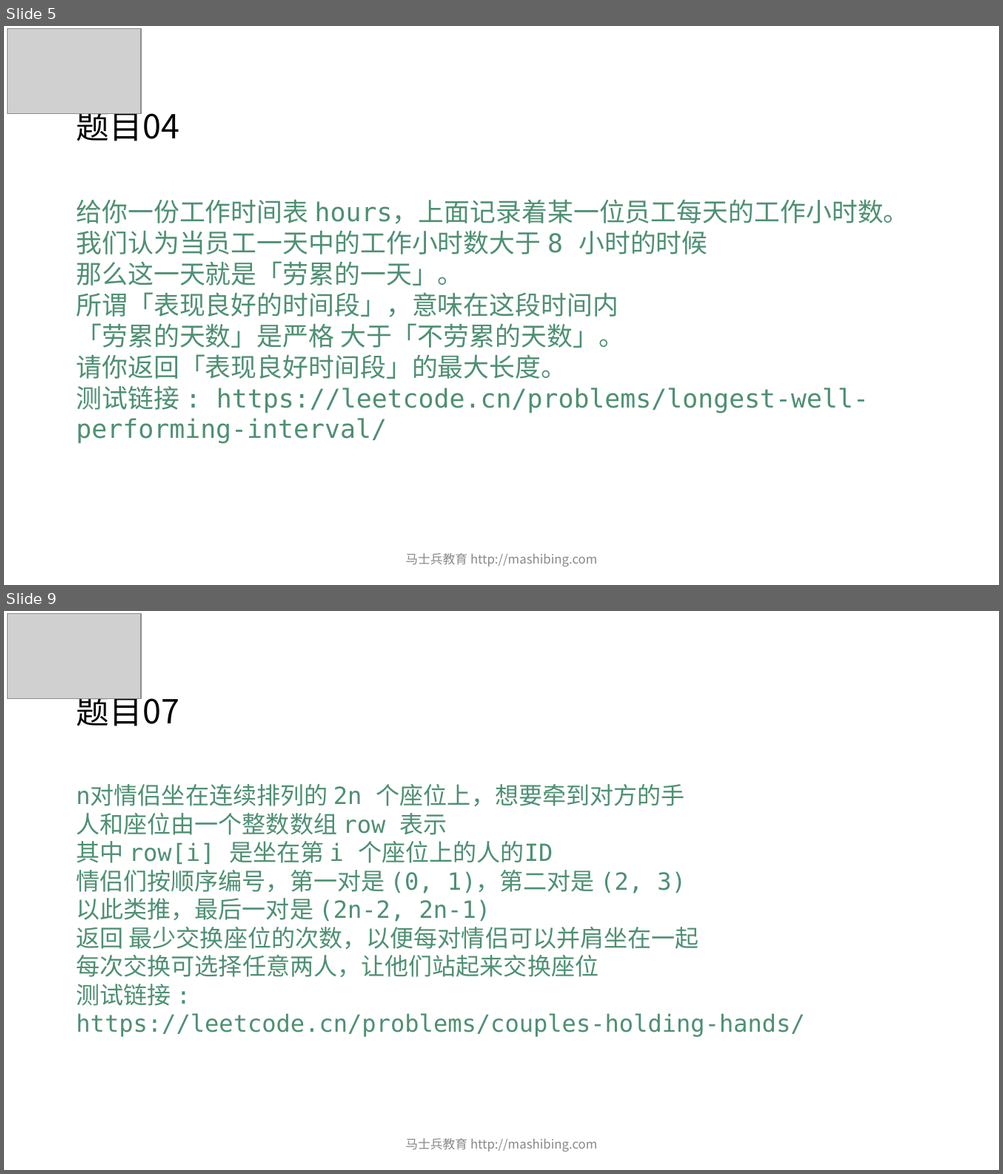
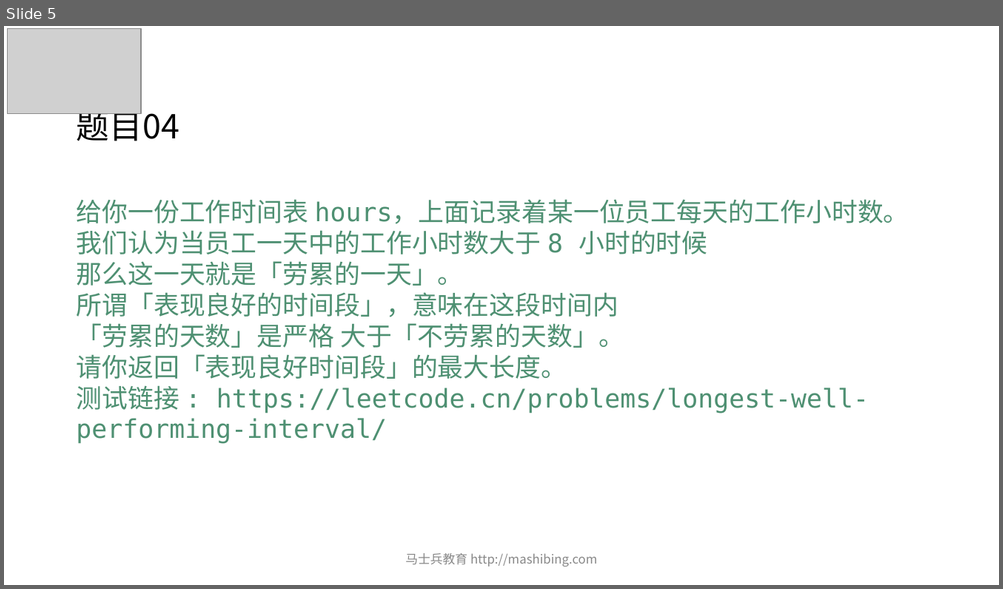
Before and after one commit to wblksheep/algorithm-zuo-msb-code, a slide deck: MCA算法突击课/第03期/ppt/powerpoint/第05节 .pptx. Shown one above the other, each under a label of ours: slides 5 and 9 before the commit, slide 5 after it; the slides between them are not shown. The pictures are 1003x1174 and 1003x589 pixels, drawn with LibreOffice and Linux fonts; fonts in the diff are those of the drawing; grey boxes stand for pictures. Boxes give left, top, right and bottom in pixels: in the first picture for what was removed or moved away, otherwise in the second. Text is boxed around its words. In the diff, an @@ line names an element or a change of style, - is before the commit and + after.

```diff
--- a/MCA算法突击课/第03期/ppt/powerpoint/第05节 .pptx
+++ b/MCA算法突击课/第03期/ppt/powerpoint/第05节 .pptx
@@ slide 9 removed at [4,611,999,1170], background #FFFFFF @@
@@ picture removed at [8,614,142,699] @@
@@ title removed at [76,690,179,726] @@
-题目07
@@ text removed at [76,784,804,1037] @@
-n对情侣坐在连续排列的 2n 个座位上，想要牵到对方的手
-人和座位由一个整数数组 row 表示
-其中 row[i] 是坐在第 i 个座位上的人的ID
-情侣们按顺序编号，第一对是 (0, 1)，第二对是 (2, 3)
-以此类推，最后一对是 (2n-2, 2n-1)
-返回 最少交换座位的次数，以便每对情侣可以并肩坐在一起
-每次交换可选择任意两人，让他们站起来交换座位
-测试链接 :
-https://leetcode.cn/problems/couples-holding-hands/
@@ text removed at [405,1139,597,1152] @@
-马士兵教育 http://mashibing.com
```
Also in this commit, not shown: 2 slides changed, 3 other slides removed, 1 other file.
